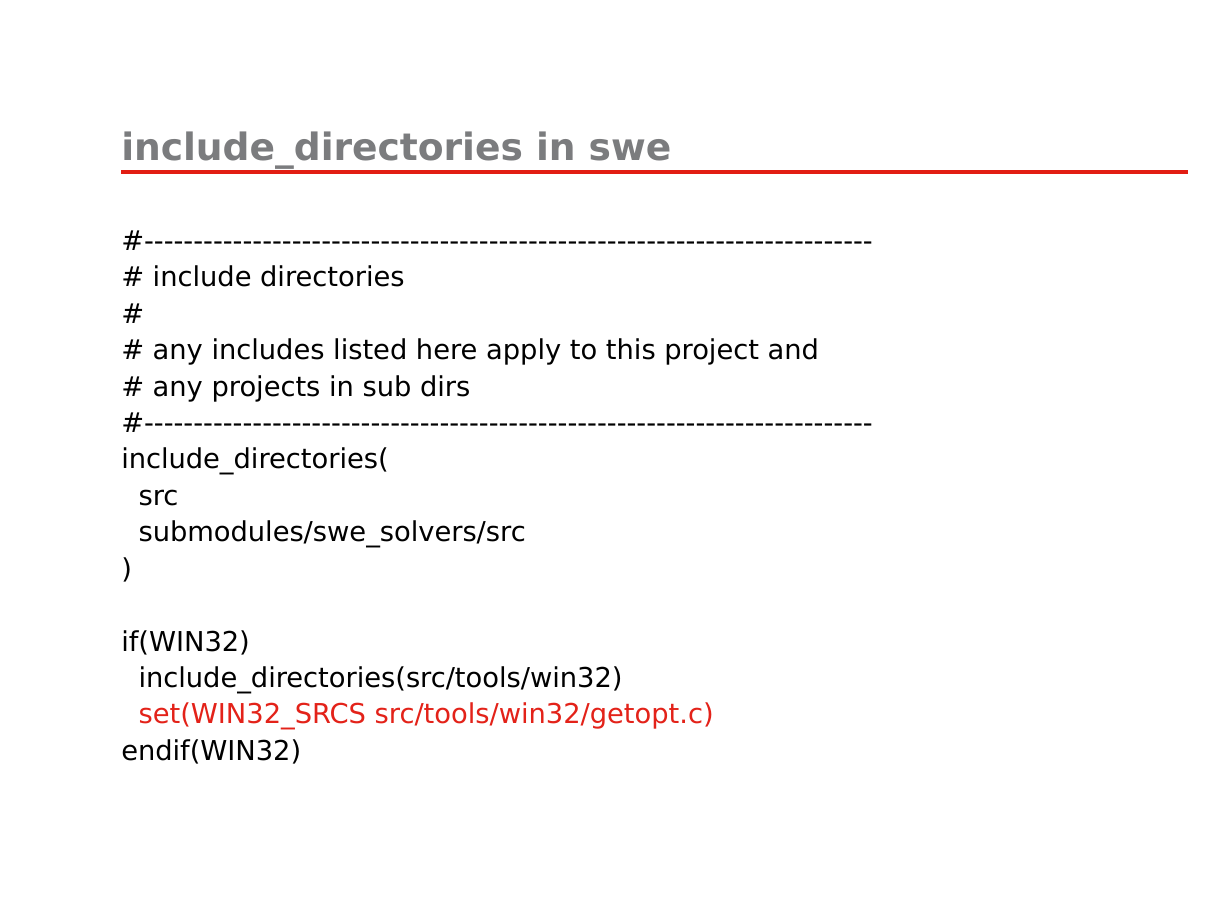
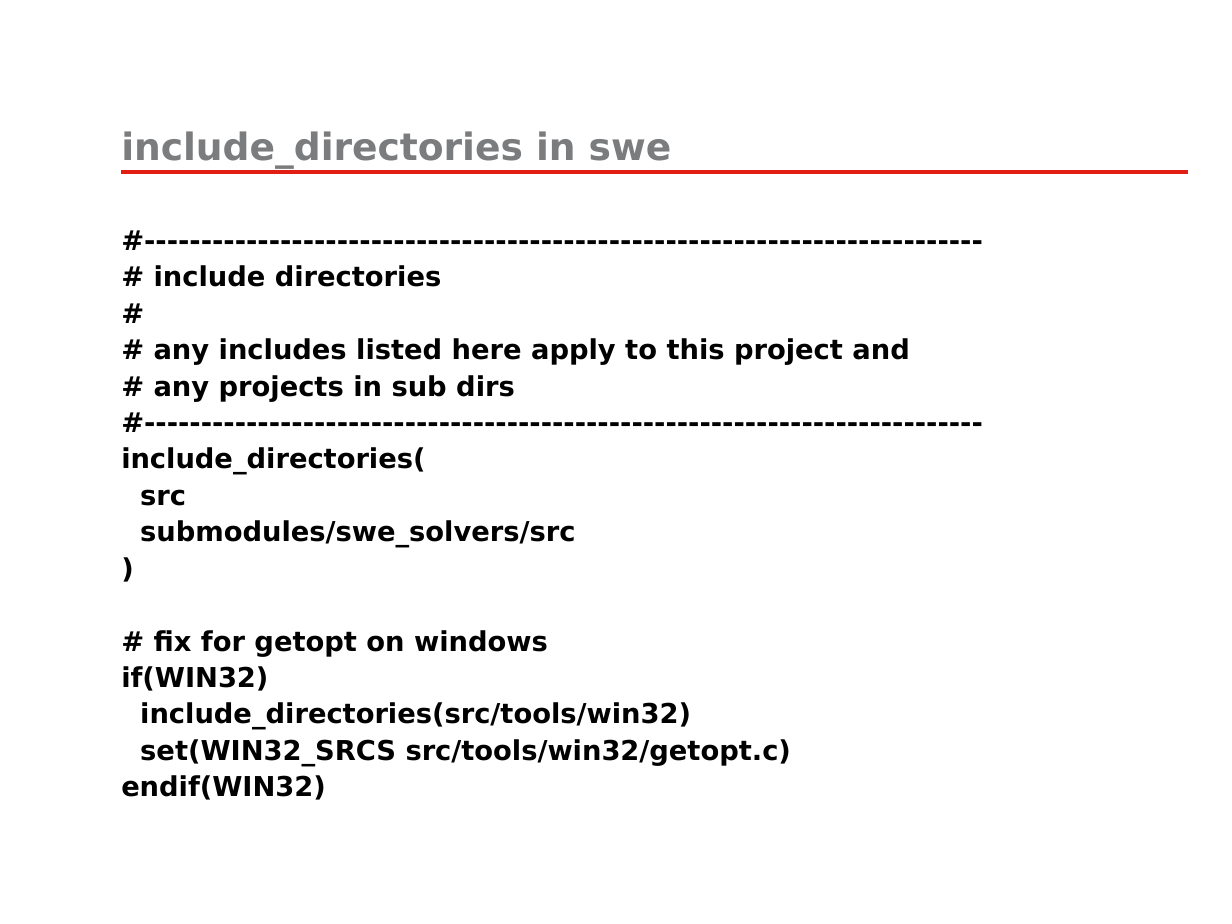
Before and after one commit to fomics/SummerSchool2013, a slide deck: slide 14 of PRESENTATIONS/cmake/2013-07-08-SummerSchool-CMake.pptx. Drawn at 1232x924 pixels with LibreOffice and Linux fonts; fonts in the diff are those of the drawing; background and template pictures are left out. Boxes give left, top, right and bottom in pixels: in the first picture for what was removed or moved away, otherwise in the second. Text is boxed around its words. In the diff, an @@ line names an element or a change of style, - is before the commit and + after.

```diff
--- a/PRESENTATIONS/cmake/2013-07-08-SummerSchool-CMake.pptx
+++ b/PRESENTATIONS/cmake/2013-07-08-SummerSchool-CMake.pptx
@@ text at (x1=121, y1=265, x2=909, y2=800): bold on; text colour #E32219 to #000000 in "set(WIN32_SRCS src/tools/win32/getopt.c)" @@
@@ text at (x1=154, y1=630, x2=548, y2=657): paragraph added @@
+  # fix for getopt on windows
```
Also in this commit, not shown: 3 other slides changed, 8 slides added.
